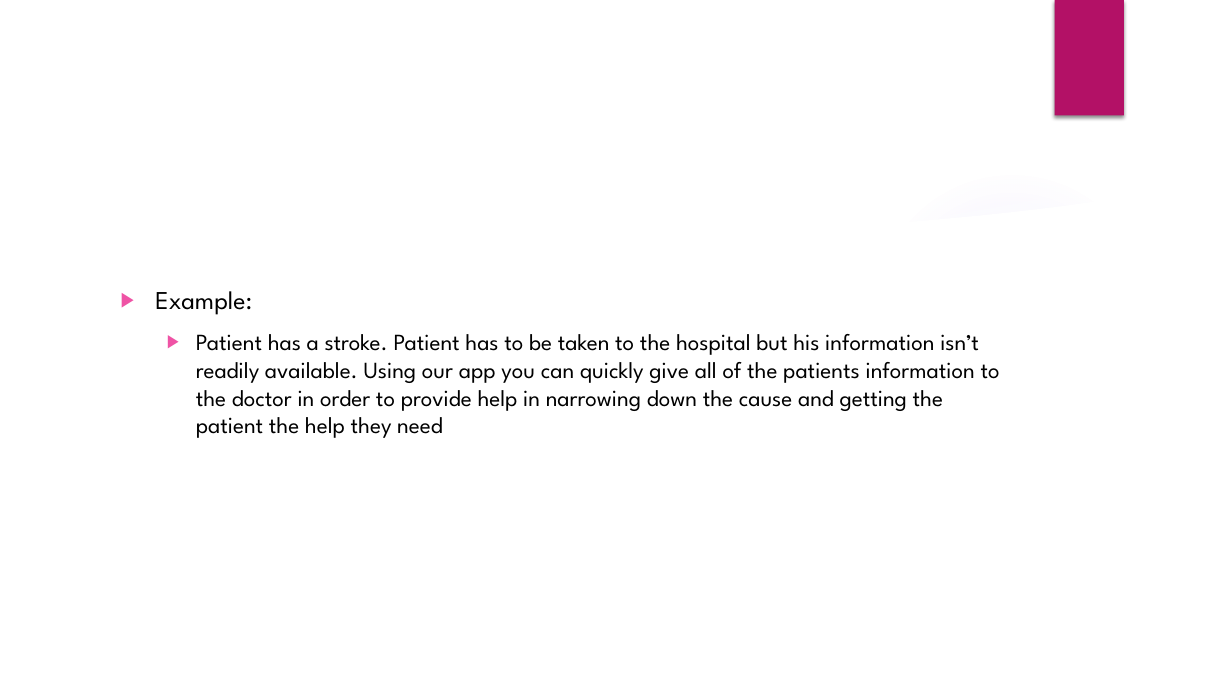
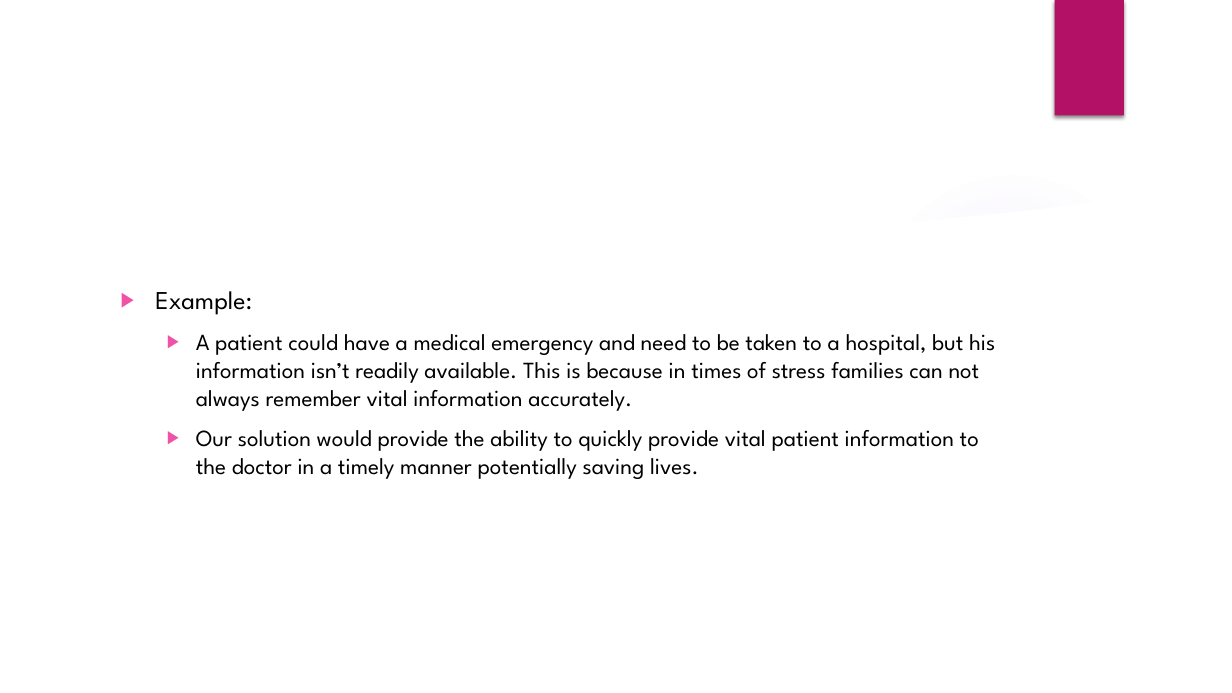
Before and after one commit to JSchuch2/AlwaysCaring, a slide deck: slide 3 of Presentation/AlwaysCaring.pptx. Drawn at 1232x693 pixels with LibreOffice and Linux fonts; fonts in the diff are those of the drawing; background and template pictures are left out. Boxes give left, top, right and bottom in pixels: in the first picture for what was removed or moved away, otherwise in the second. Text is boxed around its words. In the diff, an @@ line names an element or a change of style, - is before the commit and + after.

```diff
--- a/Presentation/AlwaysCaring.pptx
+++ b/Presentation/AlwaysCaring.pptx
@@ text at (196, 334, 995, 479): text changed @@
-  ▶ Patient has a stroke. Patient has to be taken to the hospital but his information isn’t readily available. Using our app you can quickly give all of the patients information to the doctor in order to provide help in narrowing down the cause and getting the patient the help they need
+  ▶ A patient could have a medical emergency and need to be taken to a hospital, but his information isn’t readily available. This is because in times of stress families can not always remember vital information accurately.
+  ▶ Our solution would provide the ability to quickly provide vital patient information to the doctor in a timely manner potentially saving lives.
```
Also in this commit, not shown: 7 other slides changed, 1 slide added, 2 slides removed.
